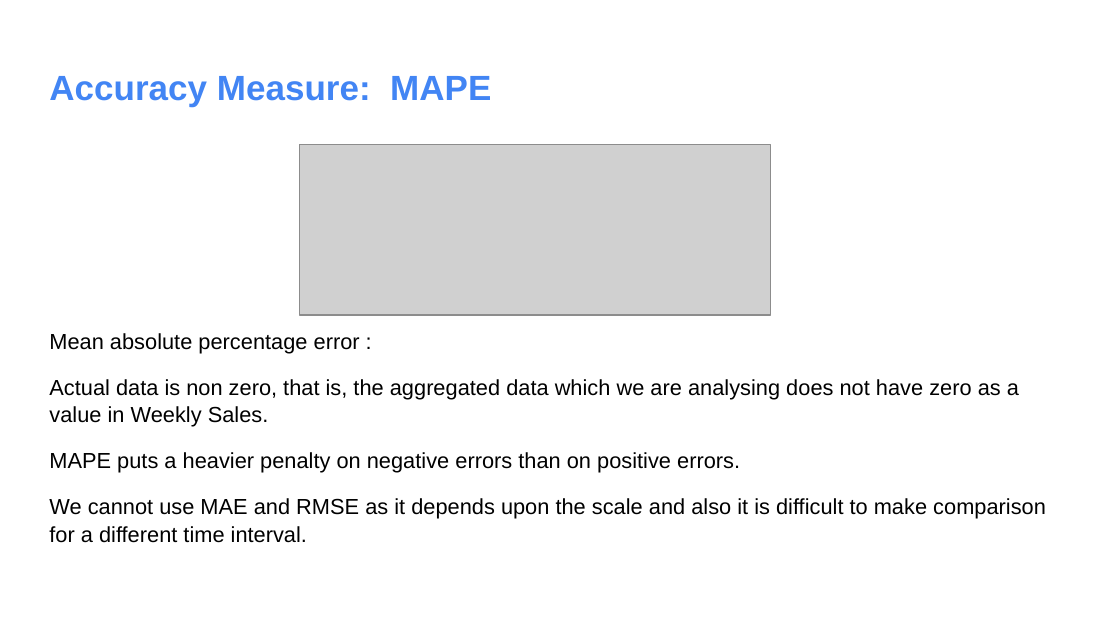
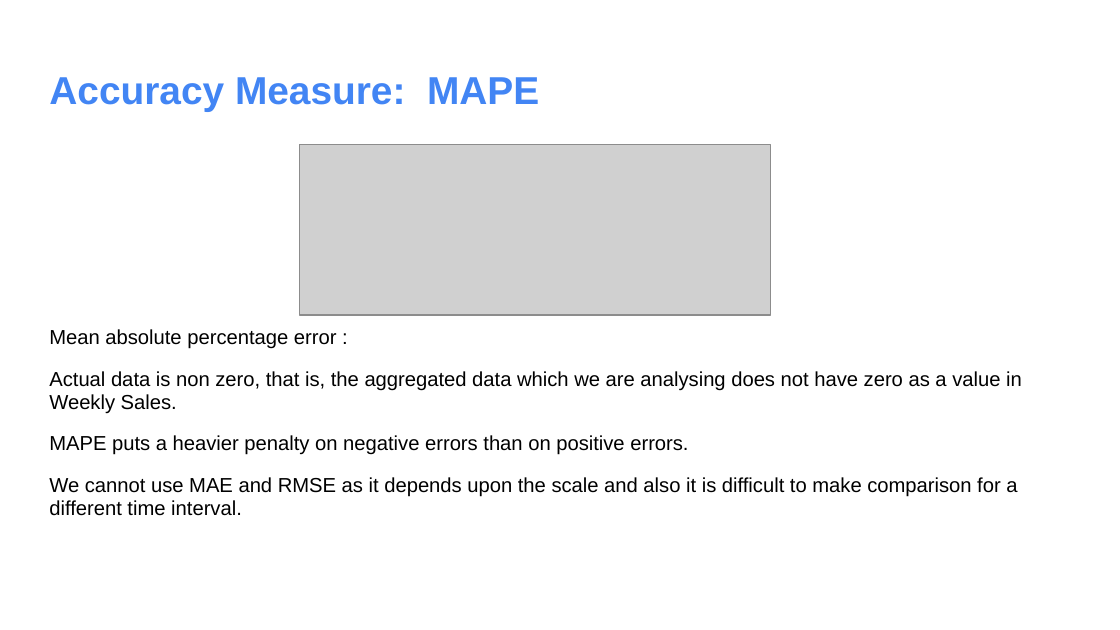
Before and after one commit to vaibhavimukadam/BussinessForecasting-WalmartSaleAnalysis, a slide deck: slide 8 of BusinessForecasting_group9.pptx. Drawn at 1120x630 pixels with LibreOffice and Linux fonts; fonts in the diff are those of the drawing; grey boxes stand for pictures. Boxes give left, top, right and bottom in pixels: in the first picture for what was removed or moved away, otherwise in the second. Text is boxed around its words. In the diff, an @@ line names an element or a change of style, - is before the commit and + after.

```diff
--- a/BusinessForecasting_group9.pptx
+++ b/BusinessForecasting_group9.pptx
@@ title "Accuracy Measure: MAPE" at (49, 77, 539, 111): size 22.5 to 25 pt @@
@@ text "Mean absolute percentage error :" at (49, 329, 1022, 516): size 14 to 12.9 pt; line spacing 1.05 to 0.95 @@
```
Also in this commit, not shown: 8 other slides changed, 4 slides added, 2 slides removed, 4 other files.
